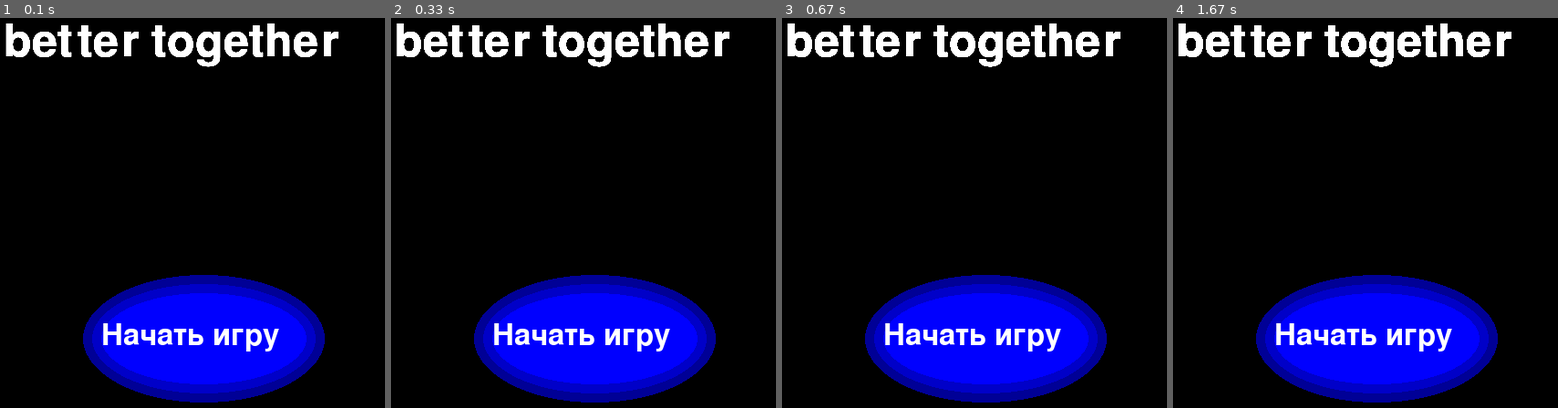
Above: before the commit, frames 1-4 (left to right).
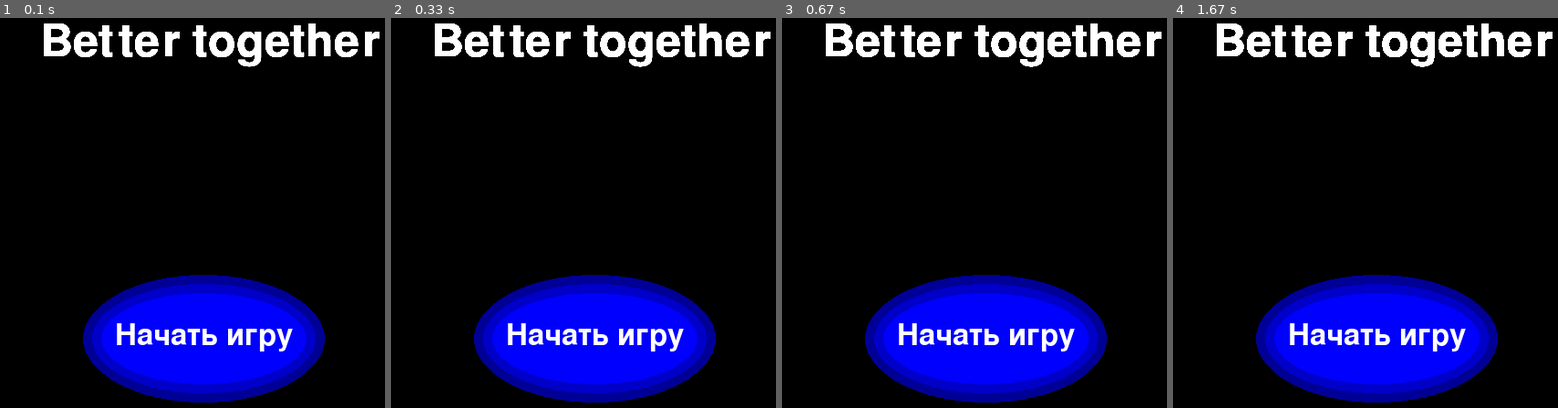
Above: after the commit, the same moments.

Repository: Anechka456/PyGame_project
Game: pygame game, started from start_window.py
Two runs of this game, one before a commit and one after it. Both use one fixed random seed, a clock stepped at 60 frames per second and the inputs below.
Inputs:
- Up to frame 1 (0.1 s): no input
- Up to frame 2 (0.33 s): no input
- Up to frame 3 (0.67 s): no input
- Up to frame 4 (1.67 s): no input

The runs differ from the first frame. In frame 1, 5.4% of the frame differs, in the area x 1-99%, y 1-86%; in frame 2, 5.2%; in frame 3, 5.2%; in frame 4, 5.1%.

Commit message:
start_window_2

Diff:
--- a/start_window.py
+++ b/start_window.py
@@ -11,7 +11,7 @@
         self.button_font = pygame.font.Font(None, 48)
 
         self.start_button = pygame.Rect(width / 2 - width / 2 / 4, height / 2, width / 4, 100)
-        self.title_game = "better together"
+        self.title_game = "Better together"
 
     def draw(self):
 
@@ -20,12 +20,12 @@
         pygame.draw.ellipse(self.screen, (0, 0, 200), self.start_button.inflate(20, 20))
         pygame.draw.ellipse(self.screen, (0, 0, 255), self.start_button.inflate(0, 0))
         button_text = self.button_font.render("Начать игру", True, (255, 255, 255))
-        self.screen.blit(button_text, (self.start_button.x, self.start_button.y + 30))
+        self.screen.blit(button_text, (self.start_button.x + 15, self.start_button.y + 30))
 
         # Отображаем текст
         title_game = pygame.font.Font(None, 74).render(self.title_game, True, (255, 255, 255))
 
-        self.screen.blit(title_game, (230, 100))
+        self.screen.blit(title_game, (270, 100))
 
         pygame.display.flip()
 
